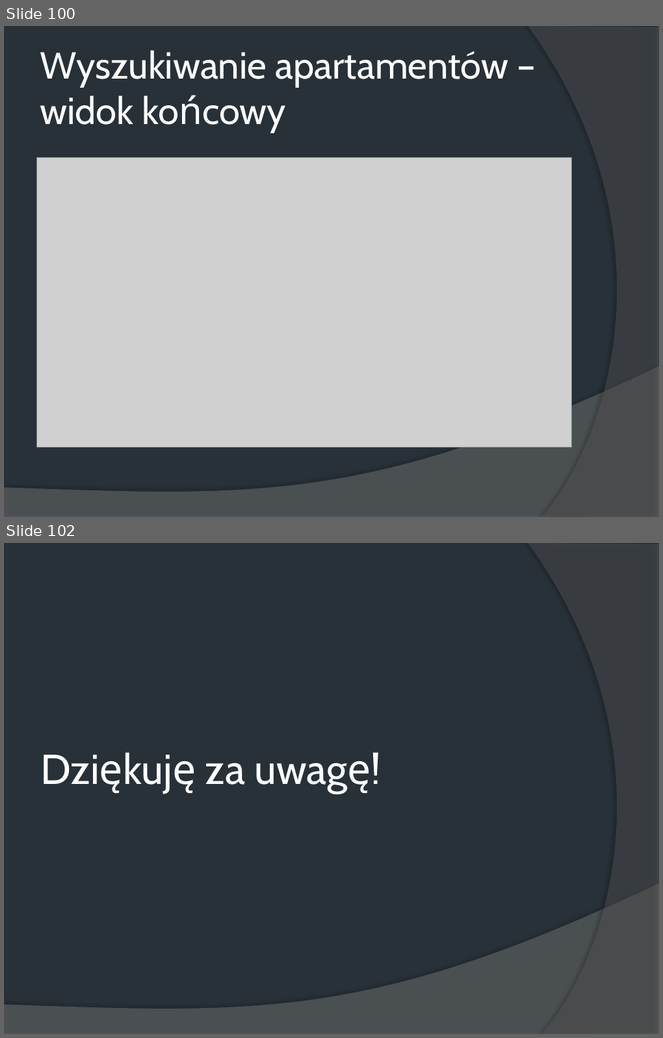
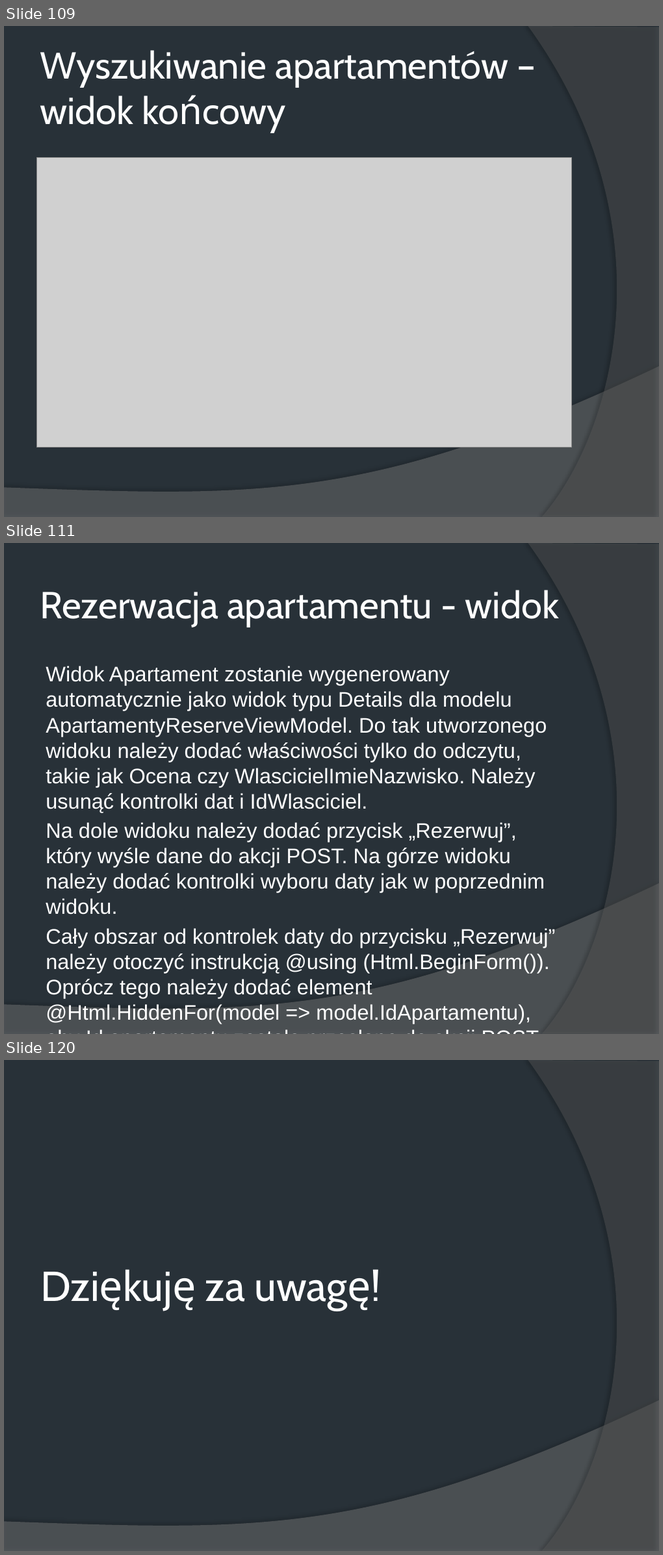
Before and after one commit to wiwlm/HotelMVC, a slide deck: Aplikacje MVC.pptx. Shown one above the other, each under a label of ours: slides 100 and 102 before the commit, slides 109, 111 and 120 after it; the slides between them are not shown. The pictures are 663x1038 and 663x1555 pixels, drawn with LibreOffice and Linux fonts; fonts in the diff are those of the drawing; grey boxes stand for pictures. Boxes give left, top, right and bottom in pixels: in the first picture for what was removed or moved away, otherwise in the second. Text is boxed around its words. In the diff, an @@ line names an element or a change of style, - is before the commit and + after.

Commit message:
Rezerwacja apartamentów

```diff
--- a/Aplikacje MVC.pptx
+++ b/Aplikacje MVC.pptx
@@ slide 111 added at (4, 543, 659, 1034), background #283138; not listed: 2 template elements that a slide beside it also shows @@
@@ title added at (40, 590, 559, 627), 41.4 pt, text #FFFFFF @@
+Rezerwacja apartamentu - widok
@@ text added at (46, 666, 555, 1024), 23.2 pt, text #FFFFFF @@
+Widok Apartament zostanie wygenerowany automatycznie jako widok typu Details dla modelu ApartamentyReserveViewModel. Do tak utworzonego widoku należy dodać właściwości tylko do odczytu, takie jak Ocena czy WlascicielImieNazwisko. Należy usunąć kontrolki dat i IdWlasciciel.
+Na dole widoku należy dodać przycisk „Rezerwuj”, który wyśle dane do akcji POST. Na górze widoku należy dodać kontrolki wyboru daty jak w poprzednim widoku.
+Cały obszar od kontrolek daty do przycisku „Rezerwuj” należy otoczyć instrukcją @using (Html.BeginForm()). Oprócz tego należy dodać element @Html.HiddenFor(model => model.IdApartamentu), aby Id apartamentu zostało przesłane do akcji POST.
@@ what was slide 100 is now slide 109 @@
@@ what was slide 102 is now slide 120 @@
```
Also in this commit, not shown: 7 slides changed, 18 other slides added, 1 slide removed, 16 other files.
